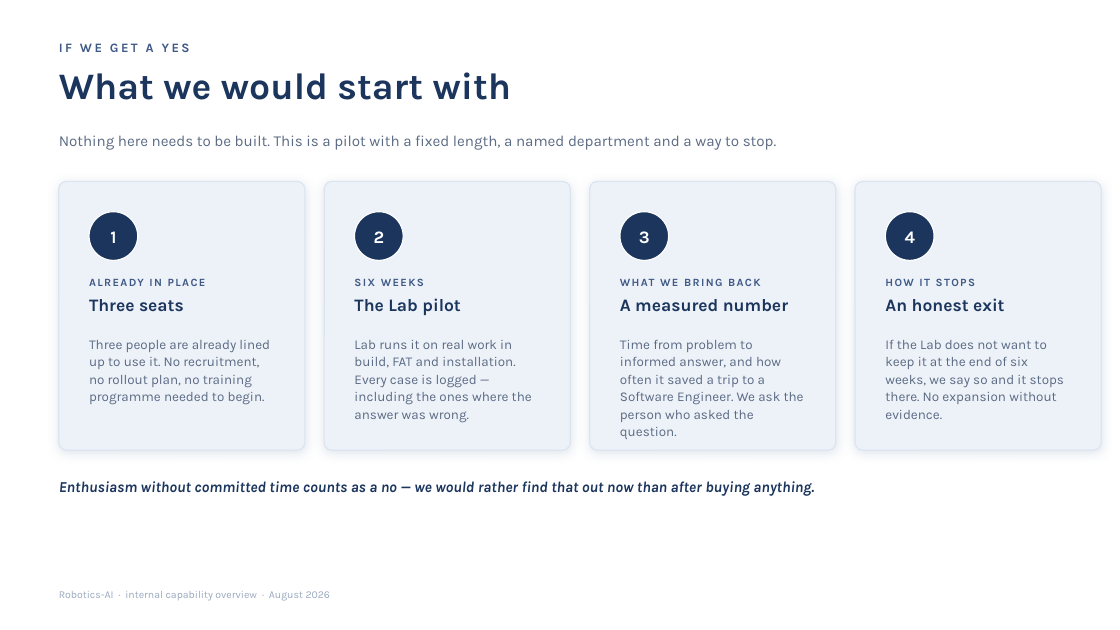
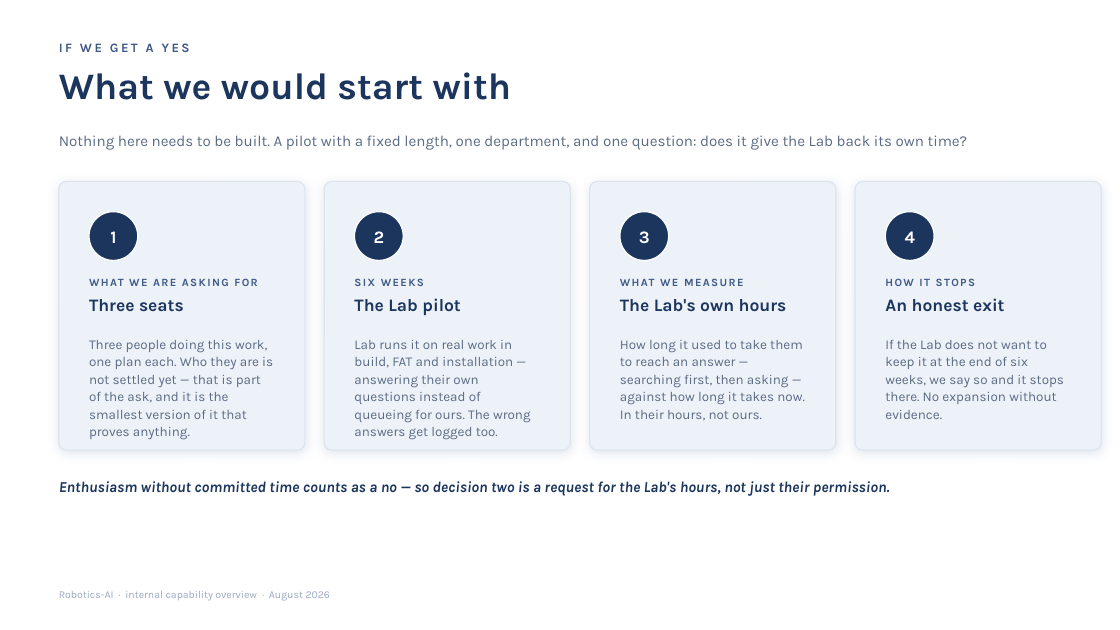
Before and after one commit to SkalarJoostE/Robotics-Private, a slide deck: slide 9 of Rollout/Capability Overview/Robotics-AI Capability Overview.pptx. Drawn at 1120x630 pixels with LibreOffice and Linux fonts; fonts in the diff are those of the drawing. Boxes give left, top, right and bottom in pixels: in the first picture for what was removed or moved away, otherwise in the second. Text is boxed around its words. In the diff, an @@ line names an element or a change of style, - is before the commit and + after.

Commit message:
Refactor capability deck presentation: enhance clarity and detail in slides
- Revised text in slideWhy to streamline messaging about software knowledge and search processes.
- Updated slideEvidence to clarify engineer hours returned and the nature of cases.
- Changed slideHowItKnows to emphasize investigation processes over conversations.
- Renamed slideLimits to slideChallenges, focusing on proactive management of potential issues.
- Enhanced descriptions in slideCost to specify investigation costs and clarify subscription benefits.
- Adjusted slideStart to emphasize the pilot's purpose and measurement focus.
- Modified slideAsk to clarify decisions regarding licensing and pilot permissions.

```diff
--- a/Rollout/Capability Overview/Robotics-AI Capability Overview.pptx
+++ b/Rollout/Capability Overview/Robotics-AI Capability Overview.pptx
@@ text at <box>59,135,968,150</box>: text changed @@
-Nothing here needs to be built. This is a pilot with a fixed length, a named department and a way to stop.
+Nothing here needs to be built. A pilot with a fixed length, one department, and one question: does it give the Lab back its own time?
@@ text at <box>89,272,275,292</box>: text changed @@
-ALREADY IN PLACE
+WHAT WE ARE ASKING FOR
@@ text at <box>620,272,806,292</box>: text changed @@
-WHAT WE BRING BACK
+WHAT WE MEASURE
@@ text at <box>620,299,787,312</box>: text changed @@
-A measured number
+The Lab's own hours
@@ text at <box>89,340,273,440</box>: text changed @@
-Three people are already lined up to use it. No recruitment, no rollout plan, no training programme needed to begin.
+Three people doing this work, one plan each. Who they are is not settled yet — that is part of the ask, and it is the smallest version of it that proves anything.
@@ text at <box>354,340,531,440</box>: text changed @@
-Lab runs it on real work in build, FAT and installation. Every case is logged — including the ones where the answer was wrong.
+Lab runs it on real work in build, FAT and installation — answering their own questions instead of queueing for ours. The wrong answers get logged too.
@@ text at <box>620,340,805,421</box>: text changed @@
-Time from problem to informed answer, and how often it saved a trip to a Software Engineer. We ask the person who asked the question.
+How long it used to take them to reach an answer — searching first, then asking — against how long it takes now. In their hours, not ours.
@@ text at <box>59,481,889,496</box>: text changed @@
-Enthusiasm without committed time counts as a no — we would rather find that out now than after buying anything.
+Enthusiasm without committed time counts as a no — so decision two is a request for the Lab's hours, not just their permission.
```
Also in this commit, not shown: 6 other slides changed, 8 other files.
